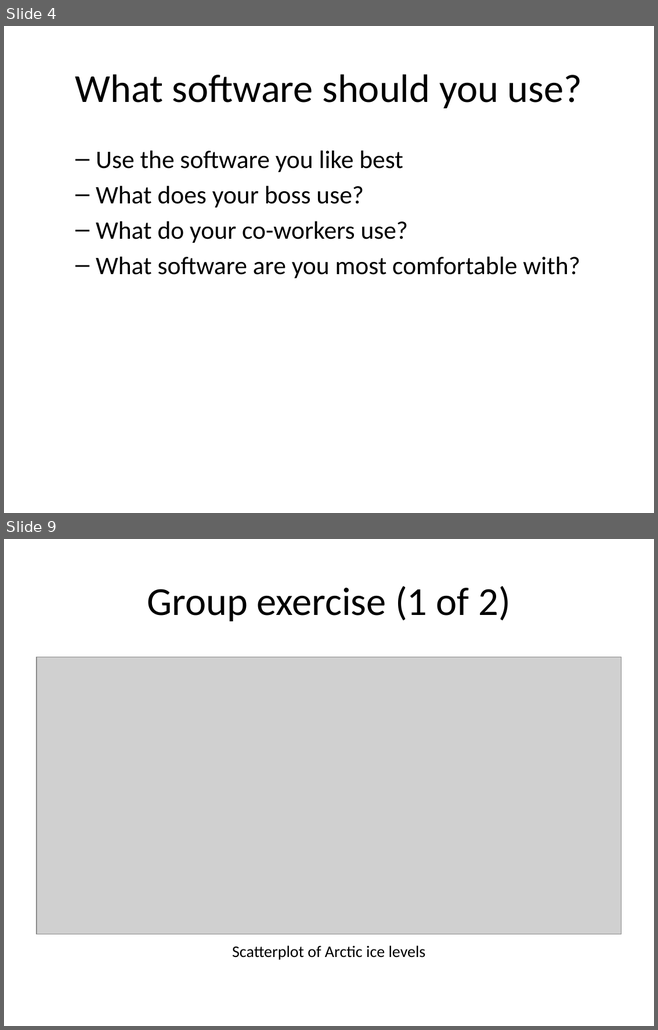
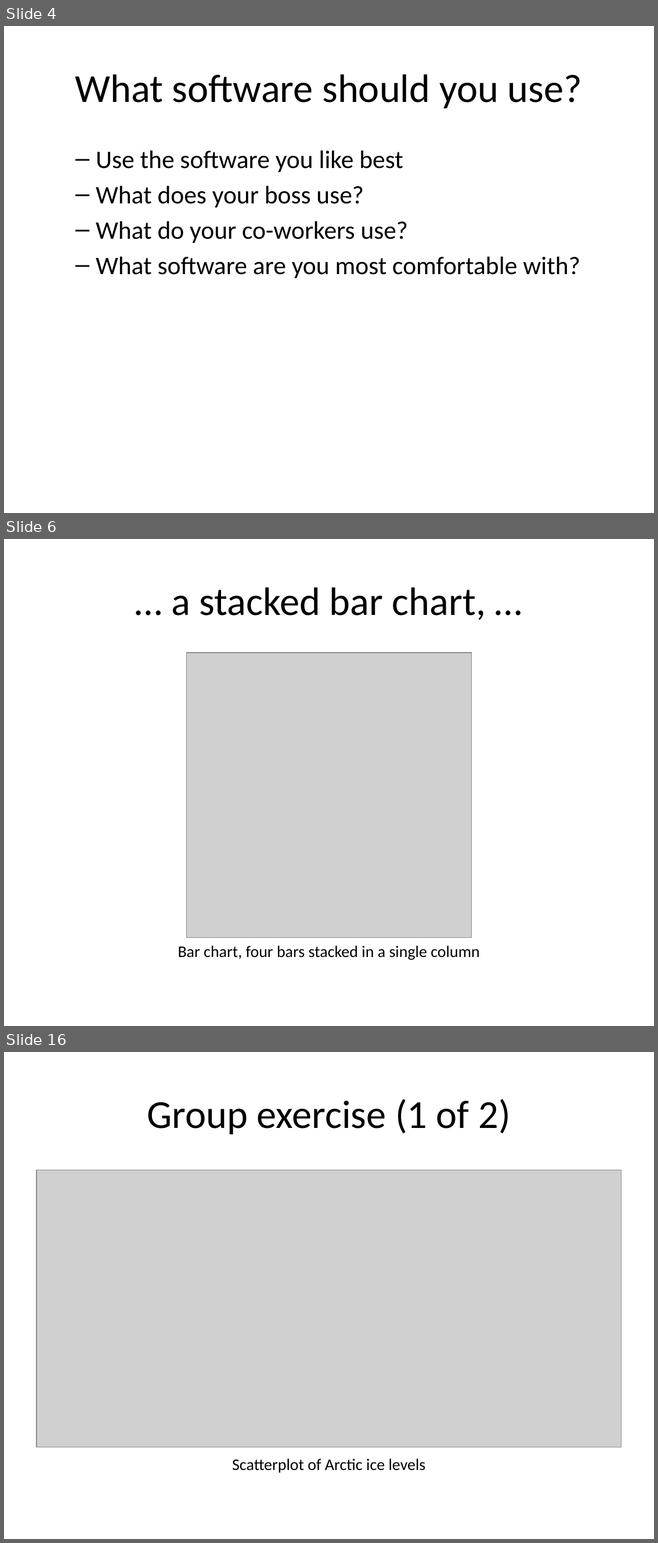
Before and after one commit to pmean/data-visualization, a slide deck: data-viz-01/src/v01-main-scatterplots.pptx. Shown one above the other, each under a label of ours: slides 4 and 9 before the commit, slides 4, 6 and 16 after it; the slides between them are not shown. The pictures are 658x1030 and 658x1543 pixels, drawn with LibreOffice and Linux fonts; fonts in the diff are those of the drawing; grey boxes stand for pictures. Boxes give left, top, right and bottom in pixels: in the first picture for what was removed or moved away, otherwise in the second. Text is boxed around its words. In the diff, an @@ line names an element or a change of style, - is before the commit and + after.

```diff
--- a/data-viz-01/src/v01-main-scatterplots.pptx
+++ b/data-viz-01/src/v01-main-scatterplots.pptx
@@ slide 6 added at (x1=4, y1=539, x2=654, y2=1026), background #FFFFFF @@
@@ title added at (x1=172, y1=587, x2=485, y2=620), 44 pt, text #000000 @@
+… a stacked bar chart, …
@@ picture added at (x1=187, y1=653, x2=471, y2=938) @@
@@ text added at (x1=178, y1=946, x2=480, y2=960), 18 pt, text #000000 @@
+Bar chart, four bars stacked in a single column
@@ what was slide 9 is now slide 16 @@
```
Also in this commit, not shown: 10 other slides added, 4 slides removed, 5 other files.
